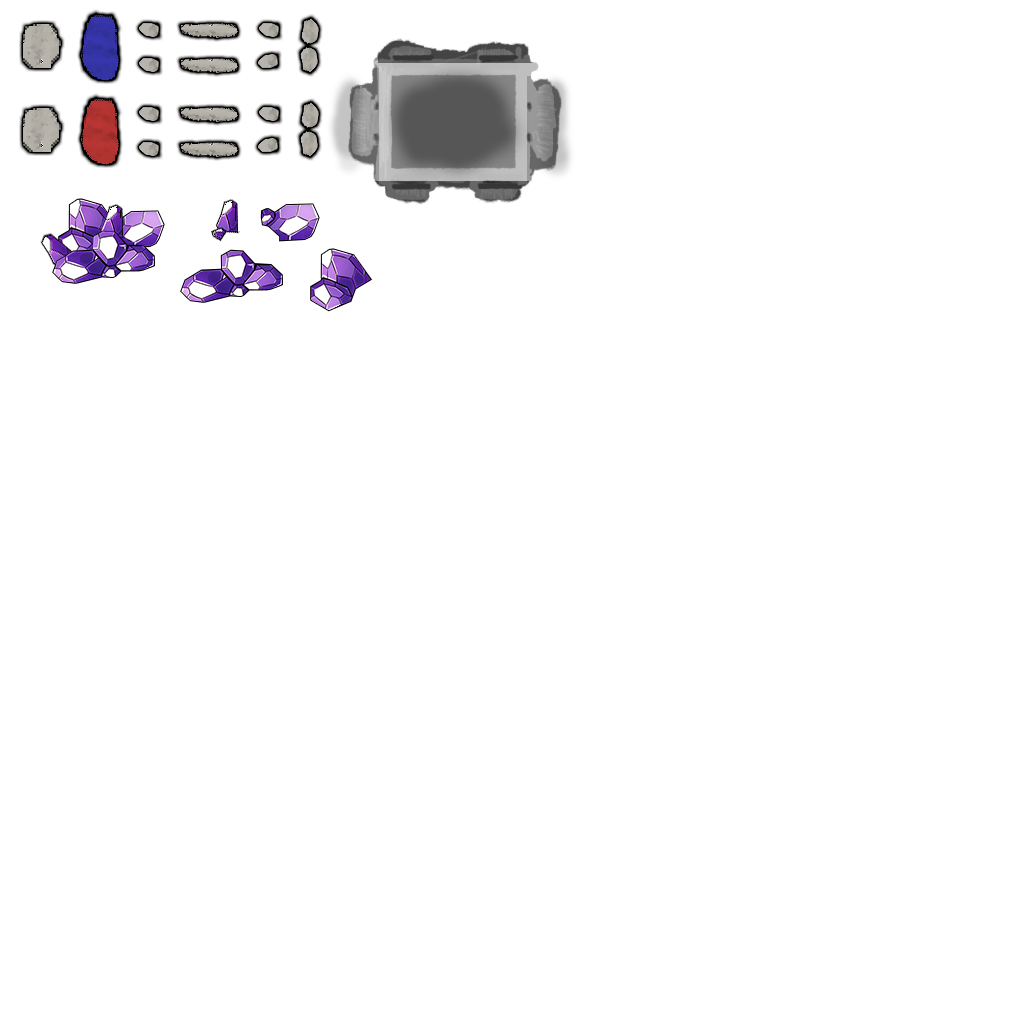
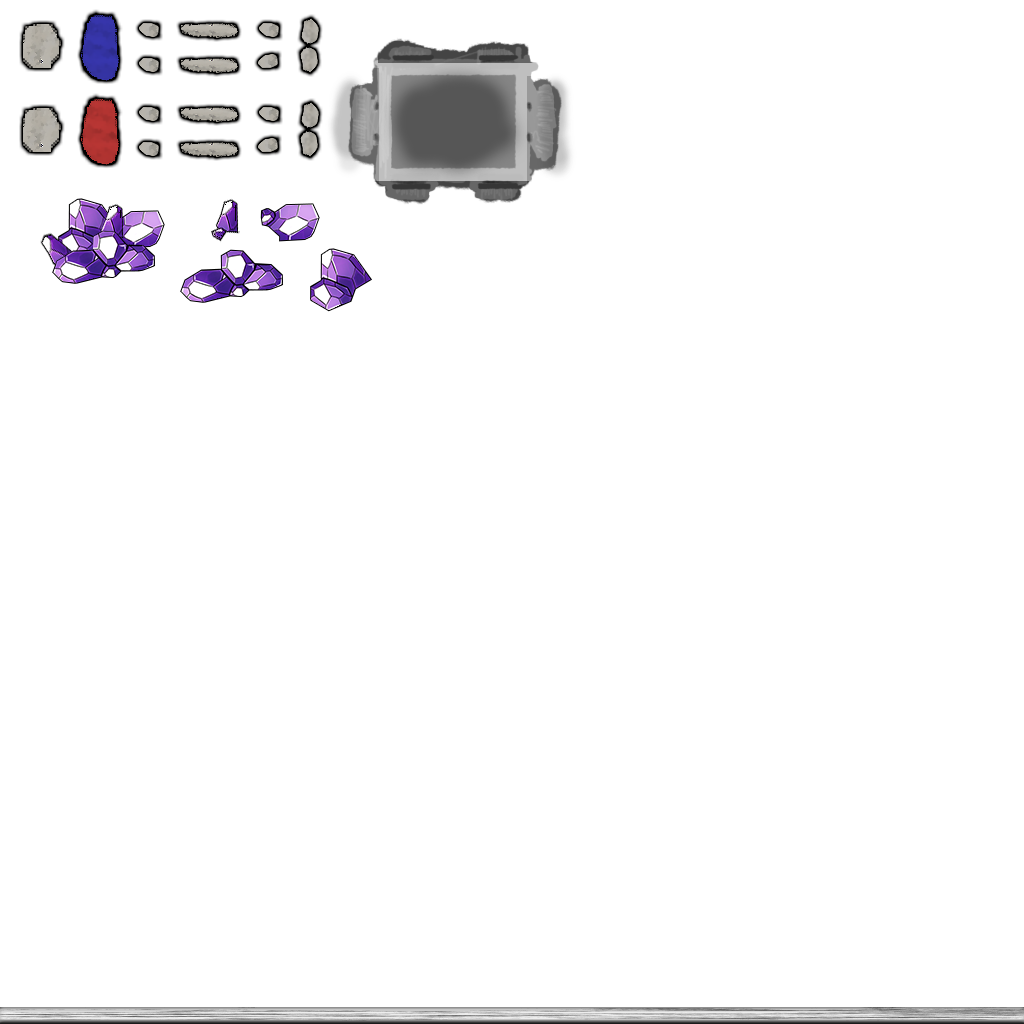
Layers edited between the first and the second 1024×1024 image:
"Layer 6": opacity 36% → 100%, painted on it over <box>0,1007,1024,1024</box>
